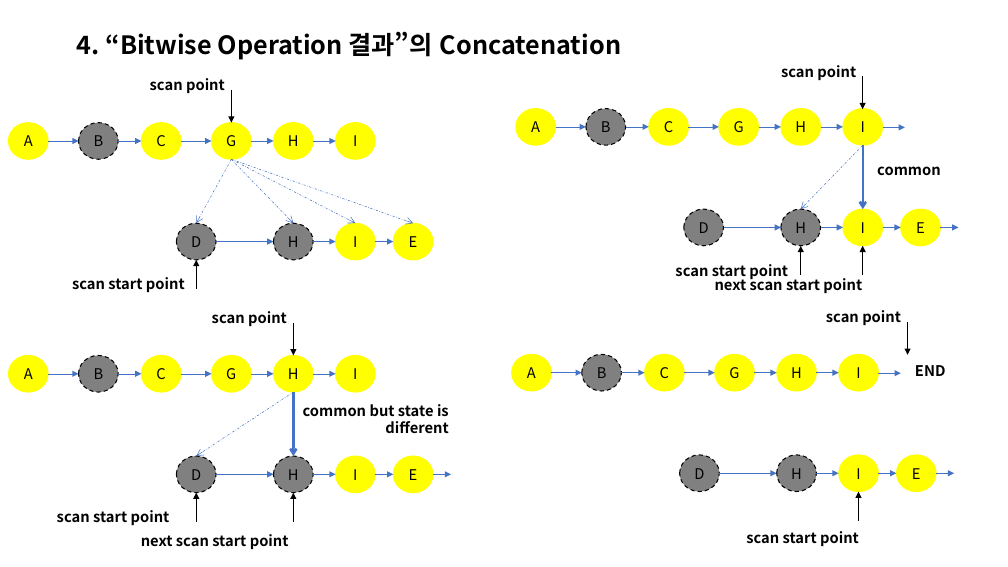
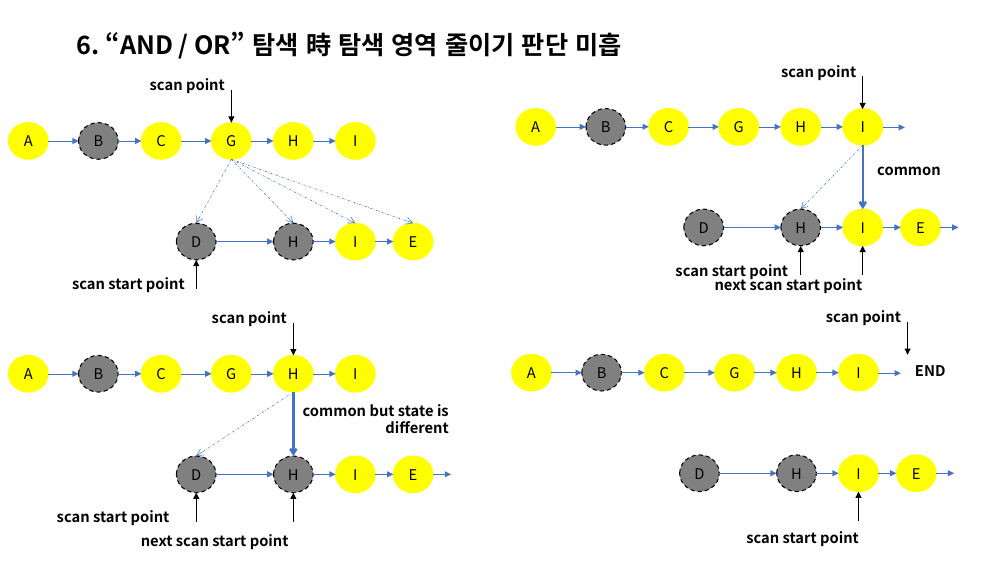
Before and after one commit to rby011/Examples, a slide deck: slide 12 of MidExcersize/오답노트.pptx. Drawn at 1008x567 pixels with LibreOffice and Linux fonts; fonts in the diff are those of the drawing. Boxes give left, top, right and bottom in pixels: in the first picture for what was removed or moved away, otherwise in the second. Text is boxed around its words. In the diff, an @@ line names an element or a change of style, - is before the commit and + after.

```diff
--- a/MidExcersize/오답노트.pptx
+++ b/MidExcersize/오답노트.pptx
@@ title at box(77, 31, 621, 57): text changed @@
-4. “Bitwise Operation 결과”의 Concatenation
+6. “AND / OR” 탐색 時 탐색 영역 줄이기 판단 미흡
```
Also in this commit, not shown: 2 other slides changed, 2 slides added, 2 slides removed, 2 other files.
